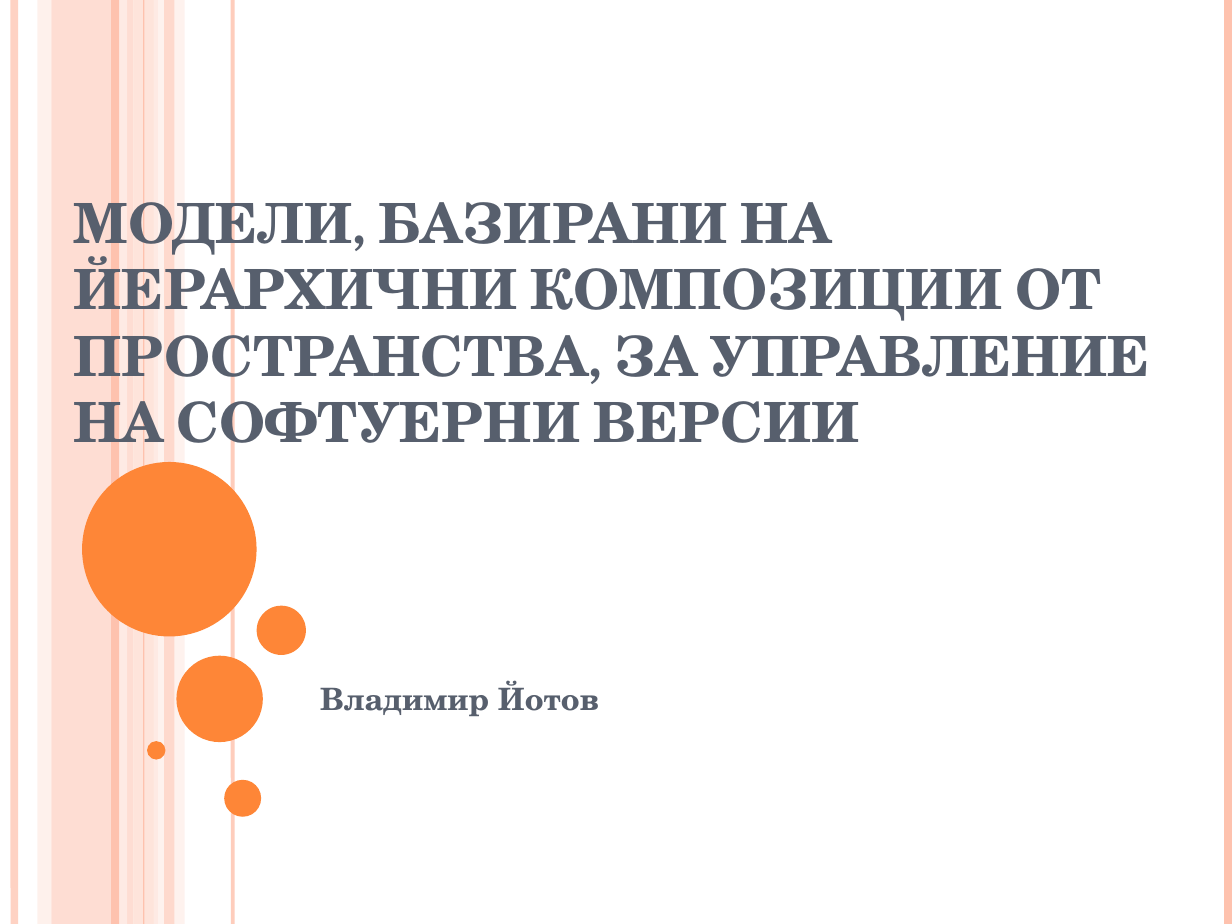
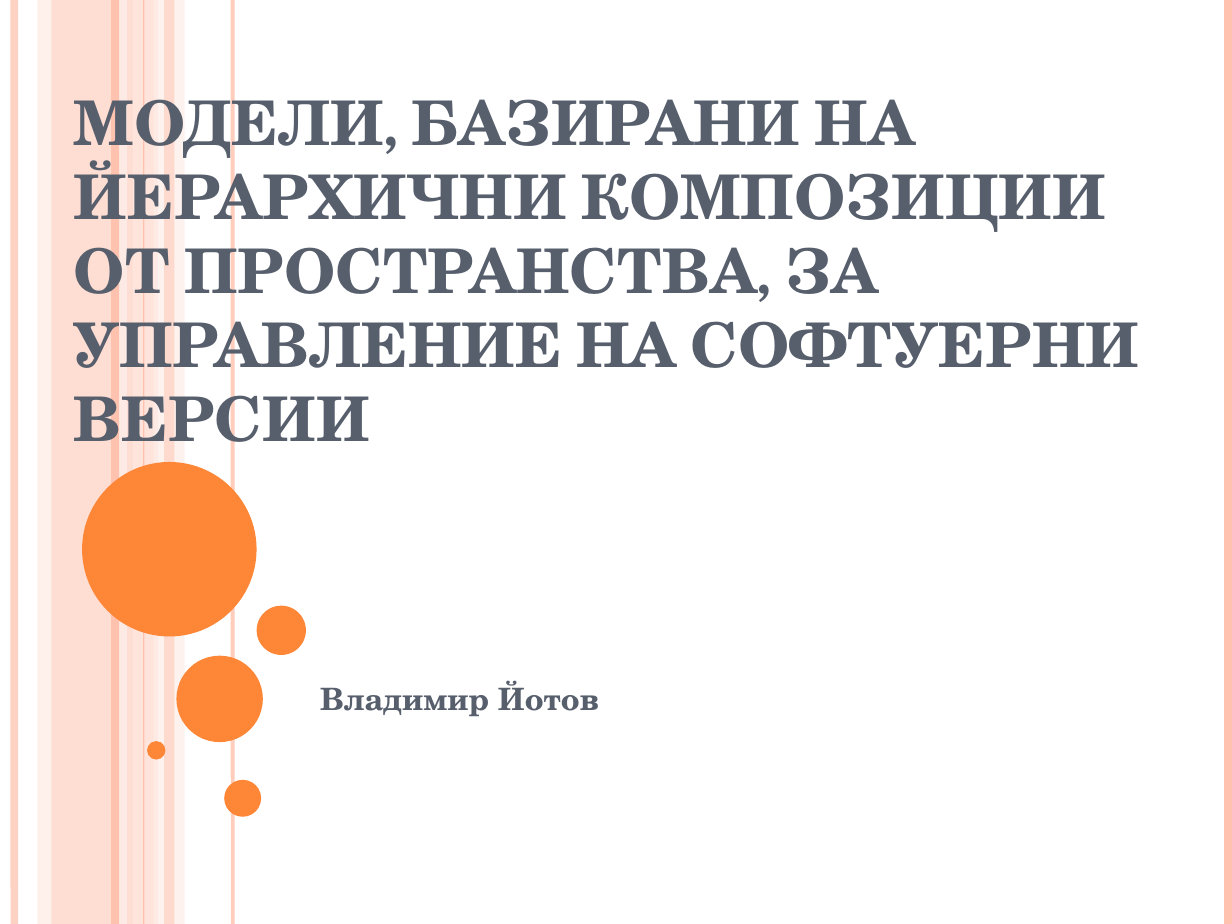
Before and after one commit to vjotov/versia, a slide deck: slide 1 of doc/Presentation.pptx. Drawn at 1232x924 pixels with LibreOffice and Linux fonts; fonts in the diff are those of the drawing. Boxes give left, top, right and bottom in pixels: in the first picture for what was removed or moved away, otherwise in the second. Text is boxed around its words. In the diff, an @@ line names an element or a change of style, - is before the commit and + after.

```diff
--- a/doc/Presentation.pptx
+++ b/doc/Presentation.pptx
@@ title "МОДЕЛИ, БАЗИРАНИ НА ЙЕРАРХИЧНИ КОМПОЗИЦИИ ..." at box(74, 83, 1139, 462): size 32.4 to 36 pt @@
```
Also in this commit, not shown: 8 other slides changed.
